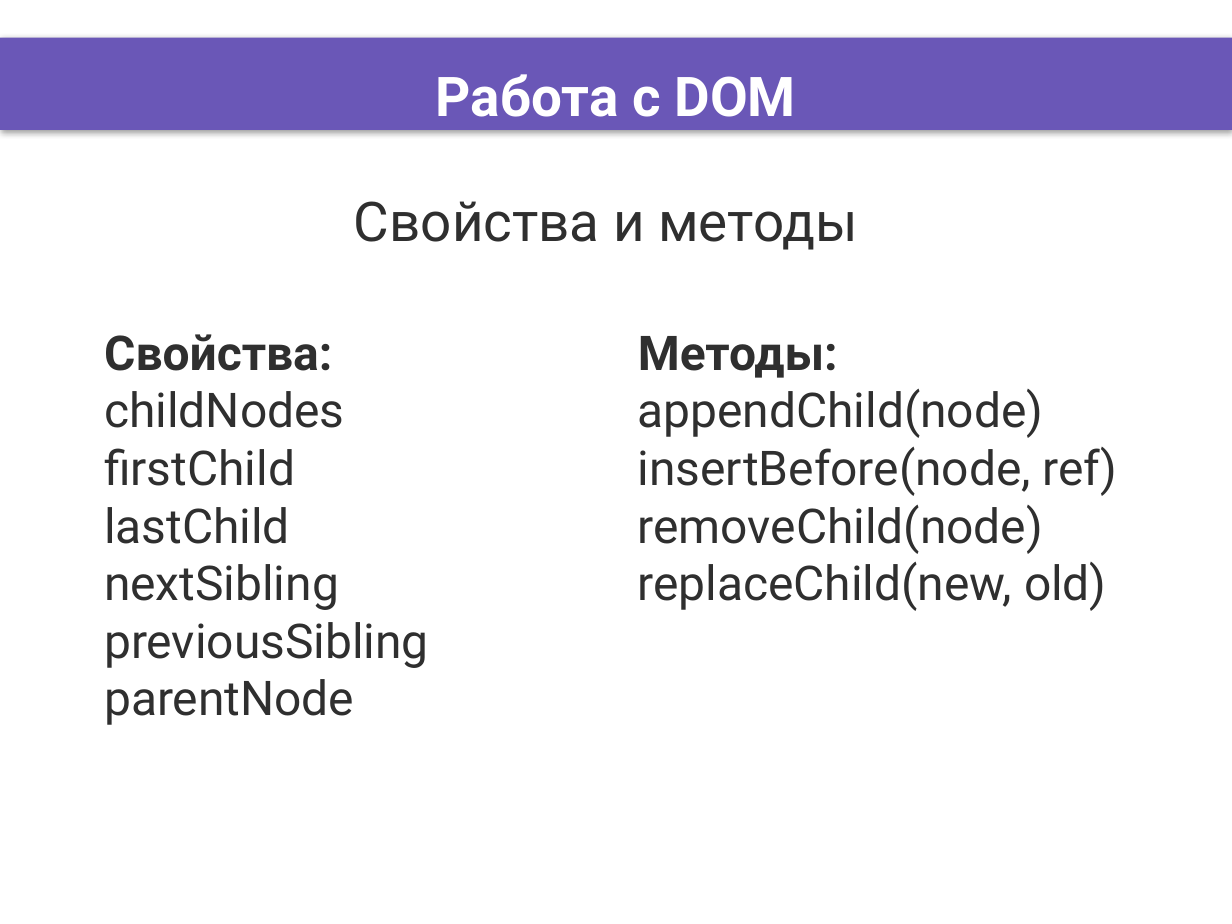
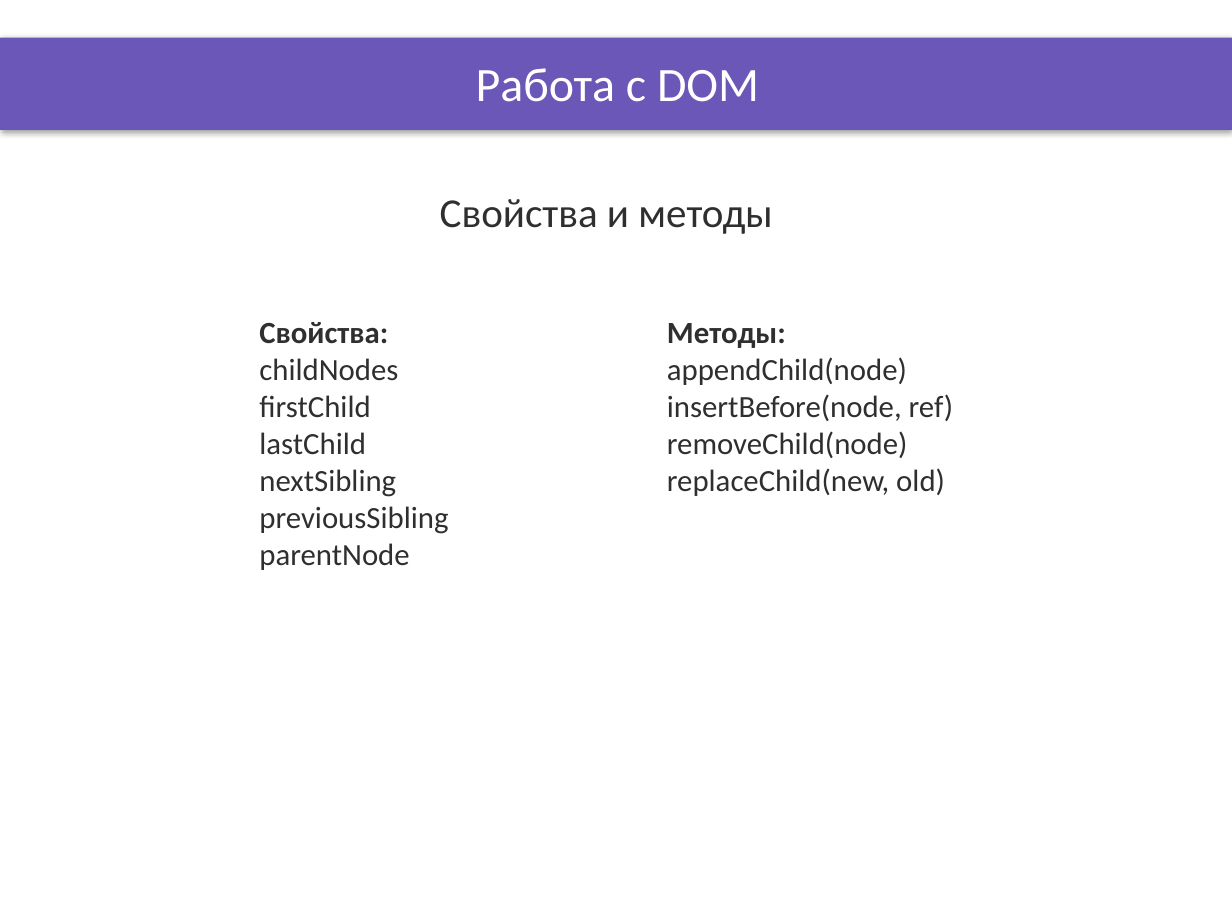
Before and after one commit to DinamickaDevelopment/ignite, a slide deck: slide 7 of JS/006_lesson/Presentation/Document_page_objects.pptx. Drawn at 1232x924 pixels with LibreOffice and Linux fonts; fonts in the diff are those of the drawing; background and template pictures are left out. Boxes give left, top, right and bottom in pixels: in the first picture for what was removed or moved away, otherwise in the second. Text is boxed around its words. In the diff, an @@ line names an element or a change of style, - is before the commit and + after.

```diff
--- a/JS/006_lesson/Presentation/Document_page_objects.pptx
+++ b/JS/006_lesson/Presentation/Document_page_objects.pptx
@@ title "Работа с DOM": place and size @@
-title "Работа с DOM" at [436,74,796,117]
+title "Работа с DOM" at [476,68,759,102]
@@ title "Работа с DOM" at [476,68,759,102]: size 32 to 28 pt, font Roboto to Calibri, bold off @@
@@ text "Свойства и методы" at [440,199,772,234]: size 32 to 24 pt, font Roboto to Calibri @@
@@ text "Свойства:" at [259,322,448,570]: size 28 to 18 pt, font Roboto to Calibri @@
@@ text "Свойства:": place and size @@
-text "Свойства:" at [104,334,428,725]
+text "Свойства:" at [259,322,448,570]
@@ text "Методы:": place and size @@
-text "Методы:" at [638,336,1118,611]
+text "Методы:" at [667,323,954,496]
@@ text "Методы:" at [667,323,954,496]: size 28 to 18 pt, font Roboto to Calibri @@
```
Also in this commit, not shown: 6 other slides changed, 18 other files.
